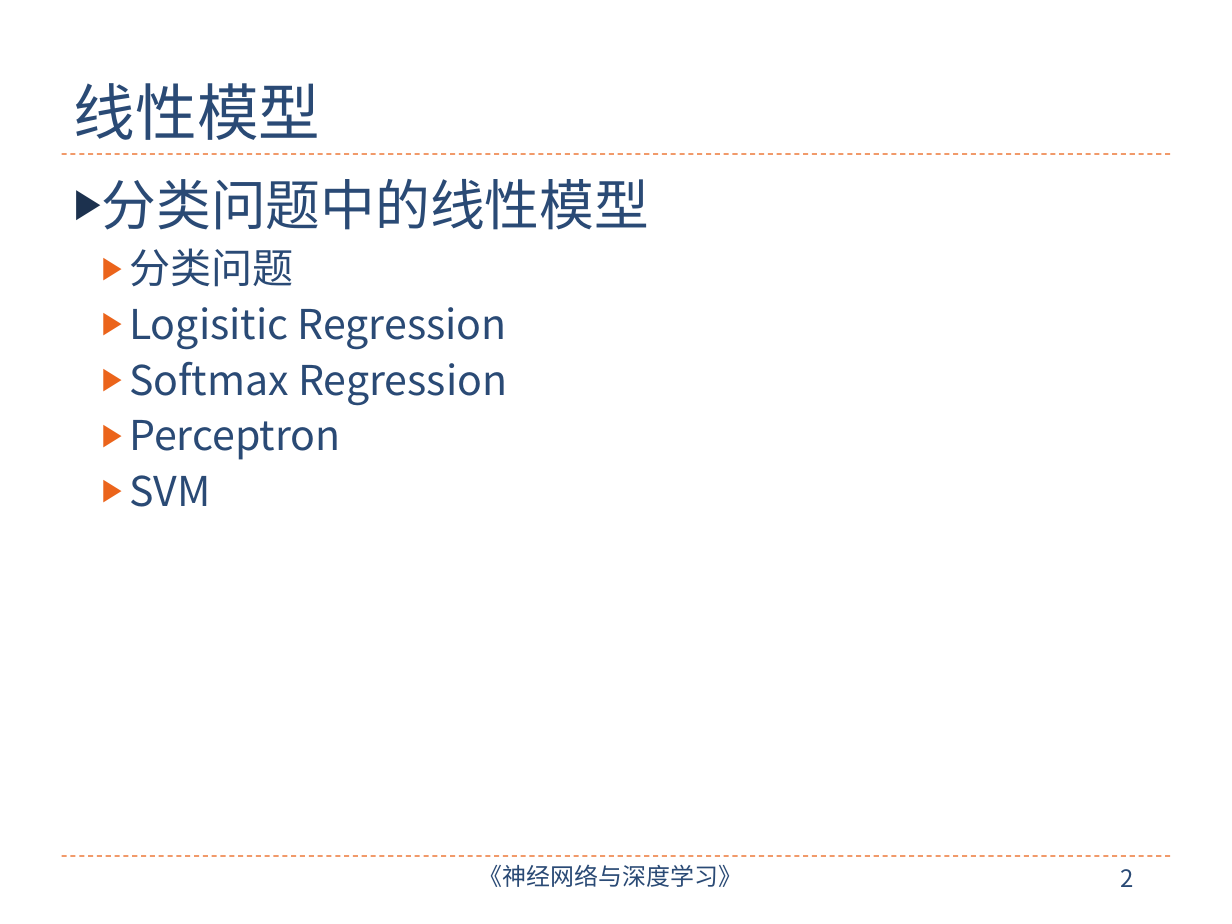
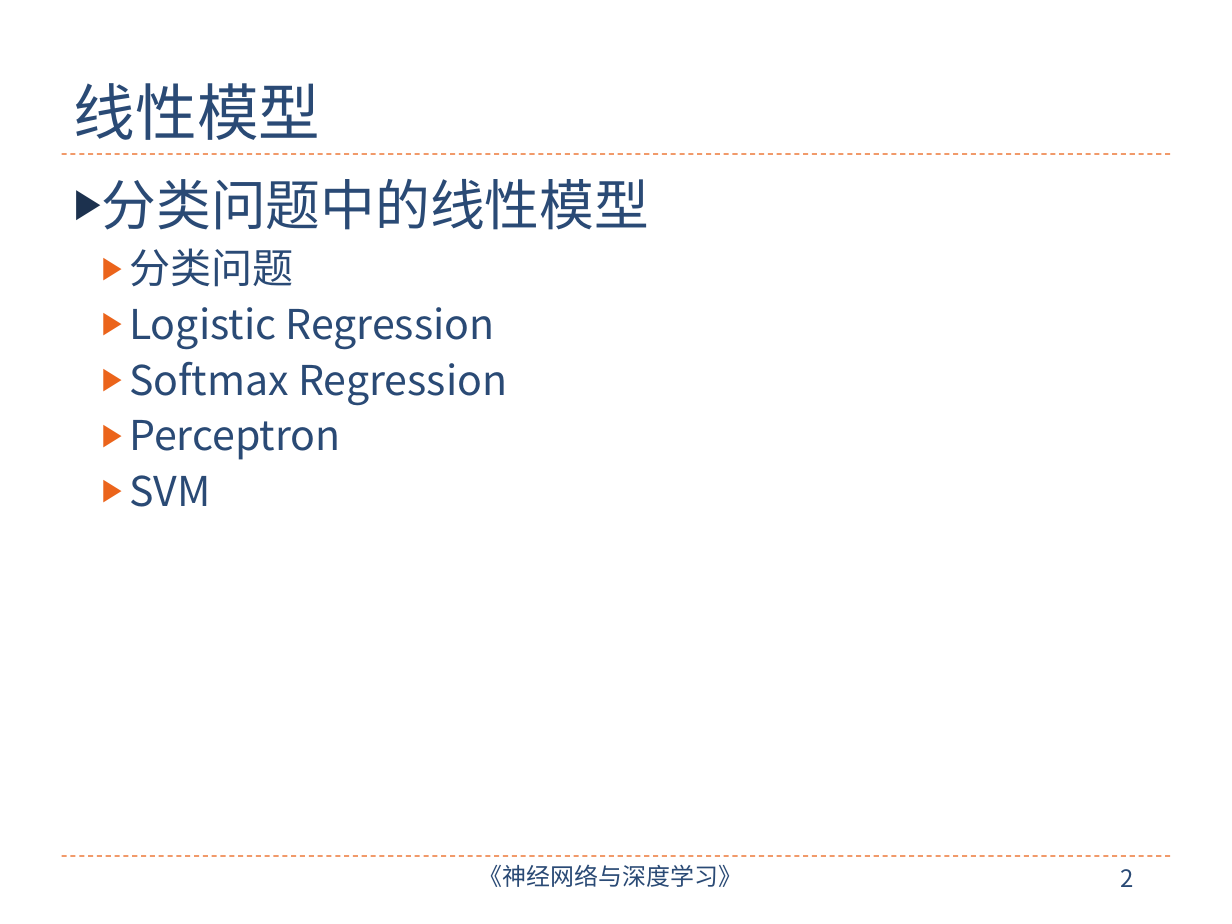
Before and after one commit to nndl/nndl.github.io, a slide deck: slide 2 of ppt/chap-线性模型.pptx. Drawn at 1232x924 pixels with LibreOffice and Linux fonts; fonts in the diff are those of the drawing. Boxes give left, top, right and bottom in pixels: in the first picture for what was removed or moved away, otherwise in the second. Text is boxed around its words. In the diff, an @@ line names an element or a change of style, - is before the commit and + after.

```diff
--- a/ppt/chap-线性模型.pptx
+++ b/ppt/chap-线性模型.pptx
@@ text at [129, 307, 495, 350]: text changed @@
-  ▶ Logisitic Regression
+  ▶ Logistic Regression
```
Also in this commit, not shown: 1 other slide changed, 2 other files.
